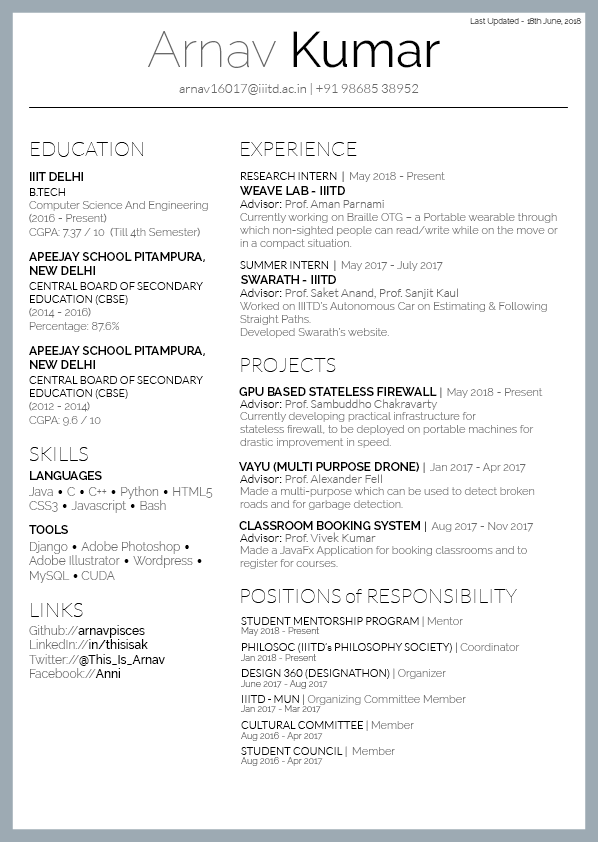
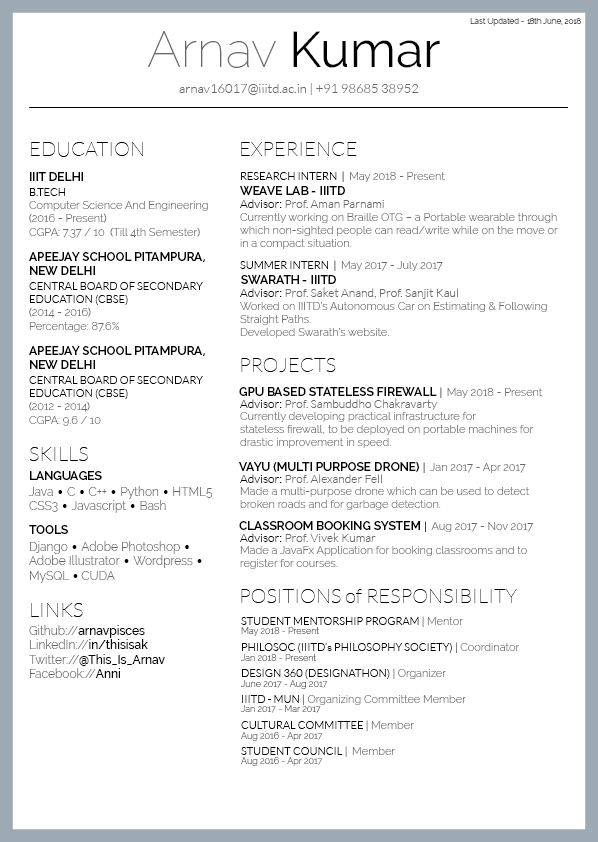
Before/after of a 598 × 842 layered artwork. What changed in the layer stack:
renamed "Made a multi-purpose which can be used to detect broken roads a" to "Made a multi-purpose drone which can be used to detect broken r", painted on it over [240, 487, 535, 510]
